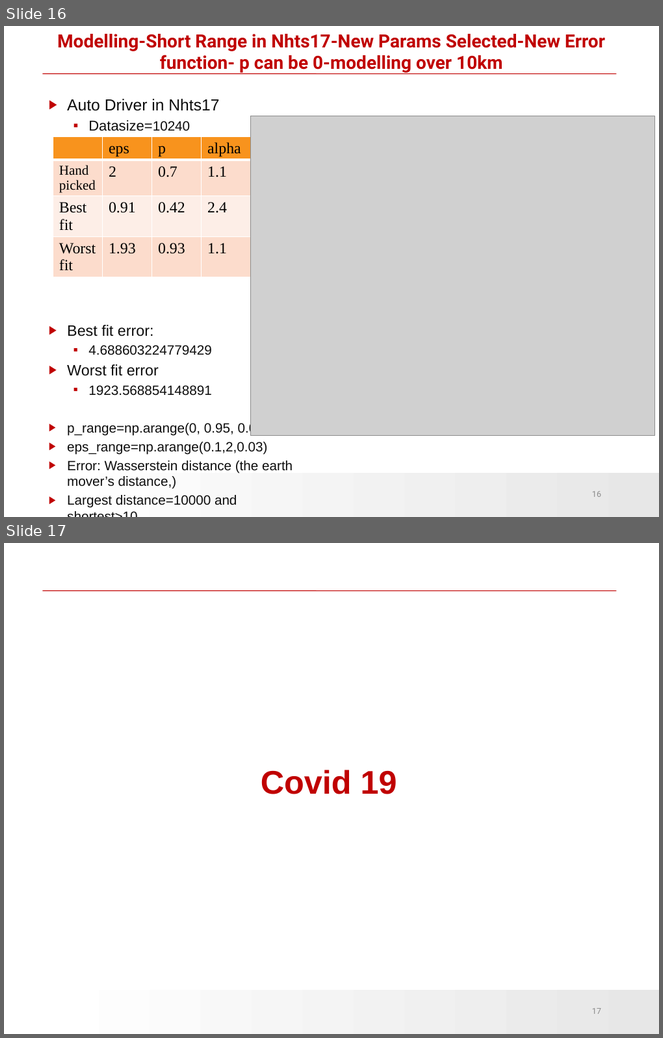
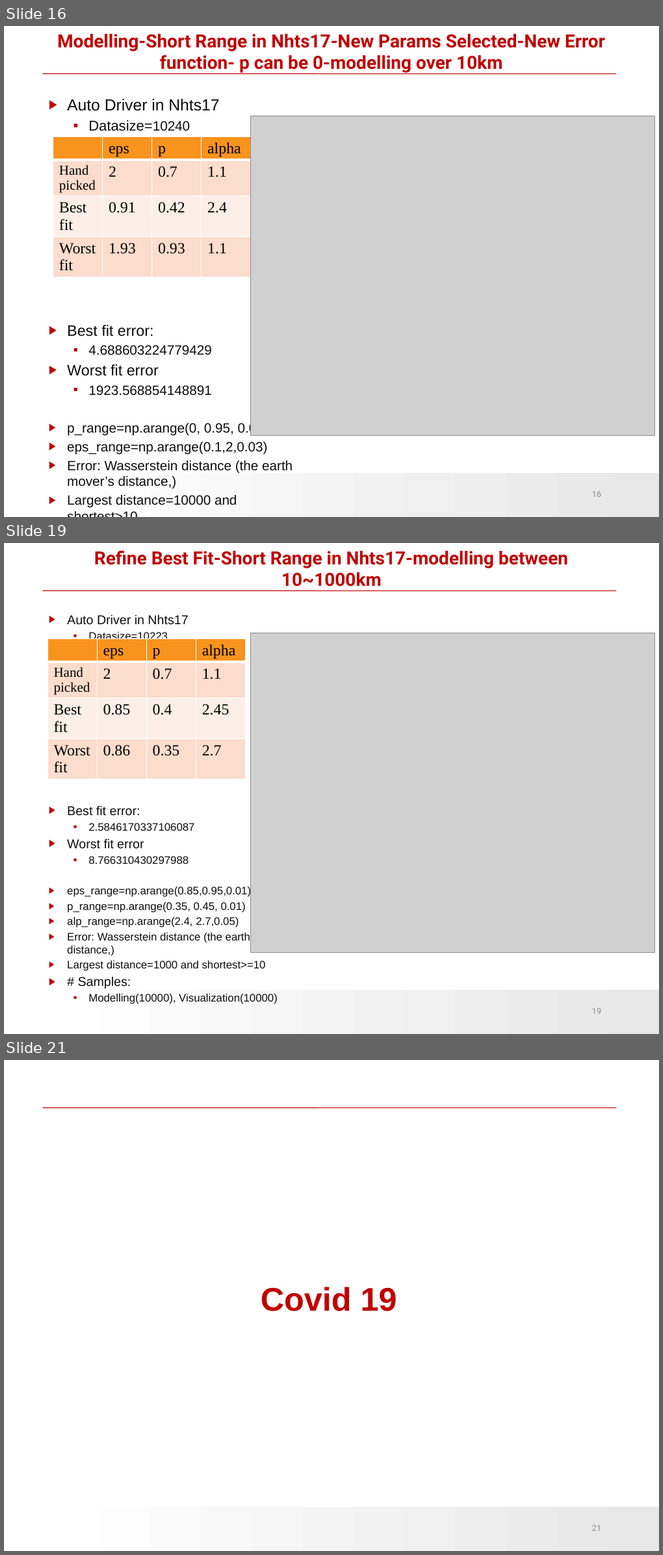
Before and after one commit to HuiranLiu/Long-distance-travel-human-mobility, a slide deck: Mobility_Levy.pptx. Shown one above the other, each under a label of ours: slides 16 and 17 before the commit, slides 16, 19 and 21 after it; the slides between them are not shown. The pictures are 663x1038 and 663x1555 pixels, drawn with LibreOffice and Linux fonts; fonts in the diff are those of the drawing; grey boxes stand for pictures; background and template pictures are left out. Boxes give left, top, right and bottom in pixels: in the first picture for what was removed or moved away, otherwise in the second. Text is boxed around its words. In the diff, an @@ line names an element or a change of style, - is before the commit and + after.

Commit message:
model updated and coloring corrected

```diff
--- a/Mobility_Levy.pptx
+++ b/Mobility_Levy.pptx
@@ slide 19 added at (4, 543, 659, 1034), background #FFFFFF; not listed: 2 template elements that a slide beside it also shows @@
@@ title added at (94, 550, 568, 591), 20 pt, text #C00000, bold @@
+Refine Best Fit-Short Range in Nhts17-modelling between 10~1000km
@@ text added at (67, 615, 278, 1005), 12 pt, text #0D0D0D @@
+▶ Auto Driver in Nhts17
+  ▪ Datasize=10223
+▶ Best fit error:
+  ▪ 2.5846170337106087
+▶ Worst fit error
+  ▪ 8.766310430297988
+▶ eps_range=np.arange(0.85,0.95,0.01)
+▶ p_range=np.arange(0.35, 0.45, 0.01)
+▶ alp_range=np.arange(2.4, 2.7,0.05)
+▶ Error: Wasserstein distance (the earth mover’s distance,)
+▶ Largest distance=1000 and shortest>=10
+▶ # Samples:
+  ▪ Modelling(10000), Visualization(10000)
@@ table added at (48, 639, 244, 789), 4 rows, 4 columns @@
+ | eps | p | alpha
+Hand picked | 2 | 0.7 | 1.1
+Best fit | 0.85 | 0.4 | 2.45
+Worst fit | 0.86 | 0.35 | 2.7
@@ picture added at (251, 633, 655, 953) @@
@@ page number added at (592, 1008, 601, 1014), 9 pt, text #8C8C8C @@
+19
@@ what was slide 17 is now slide 21 @@
@@ page number at (592, 1525, 601, 1531): text changed @@
-17
+21
```
Also in this commit, not shown: 3 other slides added, 2 other files.
